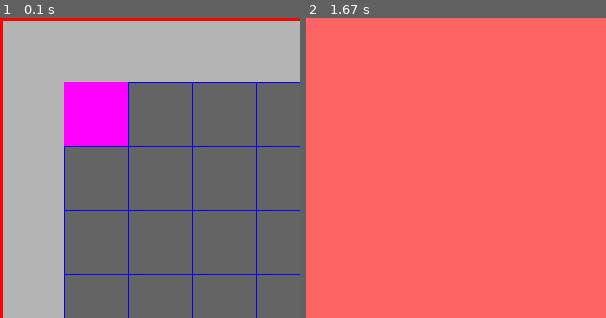
Above: before the commit, frames 1-2 (left to right).
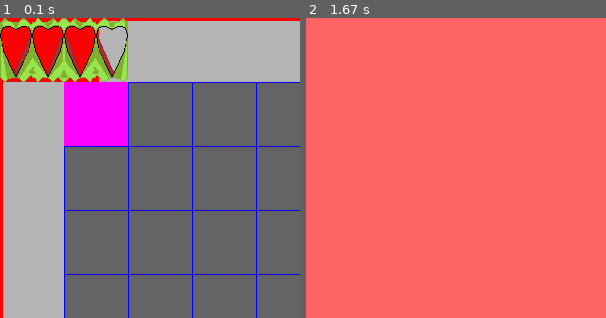
Above: after the commit, the same moments.

Repository: ravenstudios/pygame_scrolling_map
Game: pygame game, started from main.py
The game is run twice, just before and just after one commit, with the same random seed, the same clock (stepped at 60 frames per second) and the same inputs.
Inputs:
- Up to frame 1 (0.1 s): no input
- Up to frame 2 (1.67 s): tap P at 0.33 s
The pictures show only the part of the screen within x 0-50%, y 0-50%; the shares and areas given below are measured in that part.

The runs differ from the first frame. In frame 1, 7.8% of the frame differs, in the area x 0-43%, y 0-22%; in frame 2, nothing differs.

Commit message:
added health bar

Diff:
--- /dev/null
+++ b/health.py
@@ -0,0 +1,14 @@
+from main_block import *
+import pygame
+
+
+class Health(Main_block):
+
+    def __init__(self, x, y):
+
+
+        super().__init__(x, y)
+
+        self.image = pygame.image.load("health.png")
+        self.rect = pygame.Rect(self.image.get_rect())
+        self.rect.topleft = (x, y)
--- a/player.py
+++ b/player.py
@@ -1,5 +1,6 @@
 
 from main_block import *
+import health, pygame
 
 class Player(Main_block):
 
@@ -10,11 +11,15 @@
         super().__init__(self.x, self.y)
 
         self.speed = BLOCK_SIZE // 8
-
+        self.health = 100
+        self.health_bar = health.Health(0, 0)
 
 
     def update(self):
+        self.health -= 0.01
         self.input()
+
+
 
 
 
--- a/states_manager.py
+++ b/states_manager.py
@@ -1,5 +1,5 @@
 from constants import *
-import sys, pygame, player, camera, wall
+import sys, pygame, player, camera, wall, health
 
 
 
@@ -8,6 +8,8 @@
         self.running = True
         self.states = ["start", "running", "paused", "dead"]
         self.state = self.states[1]
+
+        self.health_bar = health.Health(0, 0)
 
         self.all_group = pygame.sprite.Group()
 
@@ -76,6 +78,10 @@
             # self.player_group.draw(surface)
             self.camera.draw(surface)
 
+            r = pygame.Rect(0, 0, self.player.health, 64)
+            pygame.draw.rect(surface, RED, r)
+            surface.blit(self.health_bar.image, self.health_bar.rect)
+
         elif self.state == "paused":
             surface.fill((255, 100, 100))#background
 
Binary file added: health.png
